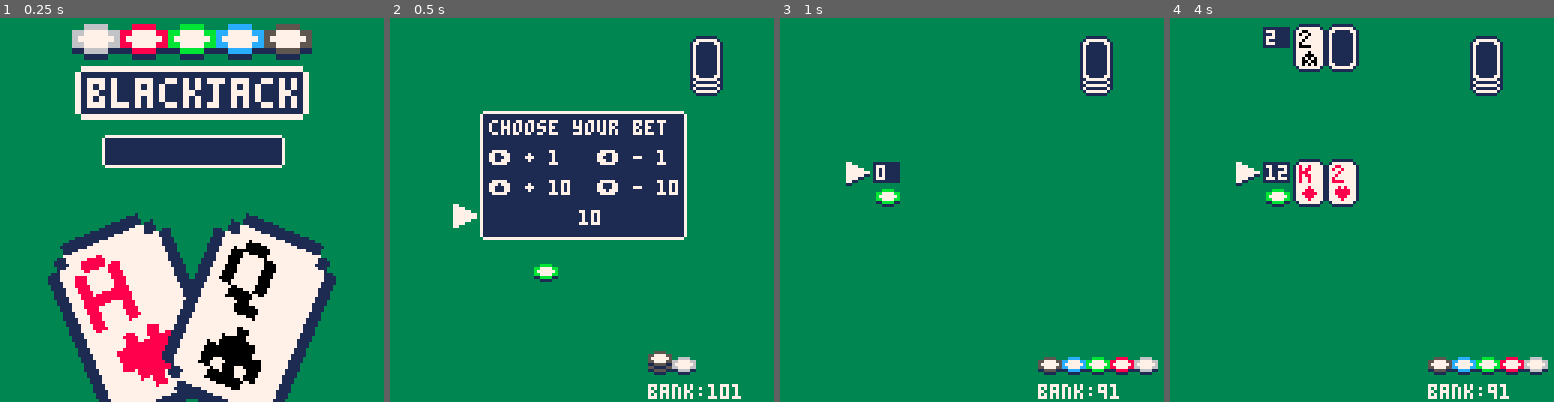
Above: before the commit, frames 1-4 (left to right).
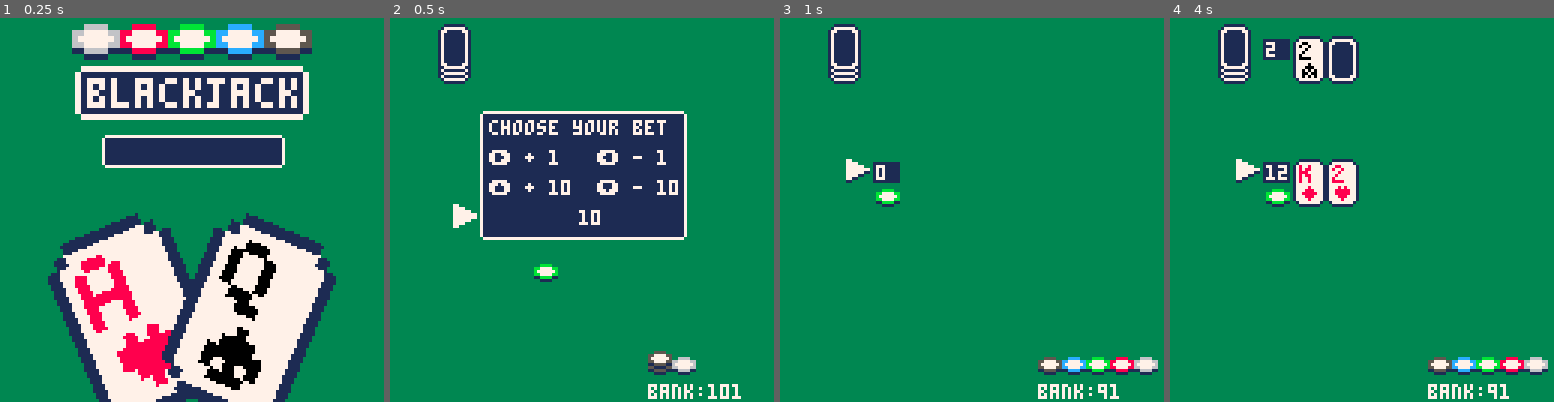
Above: after the commit, the same moments.

Repository: UA-koval/blackjack-pico-8
Game: PICO-8 cartridge blackjack.p8
The game is run twice, just before and just after one commit, with the same random seed, the same clock (stepped at 60 frames per second) and the same inputs.
Inputs:
- Up to frame 1 (0.25 s): no input
- Up to frame 2 (0.5 s): tap X (X key) at 0.33 s
- Up to frame 3 (1 s): tap O (Z key) at 0.7 s
- Up to frame 4 (4 s): tap X (X key) at 1.07, 1.85, 2.97 s; hold Right 1.6-2.1 s; tap O (Z key) every 0.4 s from 1.7 to 3.7 s; hold Up 2.15-2.42 s; hold Right 2.47-3.03 s; hold Left 3.08-3.58 s; hold Down 3.63-3.97 s

Frame 1 is identical in both runs. In frame 2, 2.5% of the frame differs, in the area x 12-87%, y 1-21%; in frame 3, 2.7%; in frame 4, 4.6%, in the area x 12-87%, y 1-44%.

Commit message:
Progress

Diff:
--- a/blackjack.p8
+++ b/blackjack.p8
@@ -6,17 +6,11 @@
 
 -- todo:
 --
--- -draw cursor on active
---  hand, wrong placement
+-- - give card on split
+--   automatically
 --
--- bug: splits always show draw,
---      and act as a loss
 --
--- cause: if dealer overdraws,
---        game result does not
---        calculate at all
--- should be fixed now.
---
+-- low-priority:
 
 -- - attempt refactoring to
 --   table of gamestages again
@@ -39,11 +33,11 @@
 item=0 item_lim=4
 
 -- objects coords
-dealerx=40 dealery=2
+dealerx=40 dealery=6
 handx=30   handy=31
-deckx=100  decky=10
+deckx=16   decky=6
 betx=64    bety =100
-bankx=78  banky=115
+bankx=78   banky=115
 -- player choice window
 menux=94   menuy=40
 sizex=30   sizey=48
@@ -305,7 +299,7 @@
 end
 -- active hand cursor
 if stage!=-1 then
-spr(23+cursor_anim_frame,22,32+active_hand*16)
+spr(23+cursor_anim_frame,22,31+active_hand*16)
 end
 
 -- dealer counter
